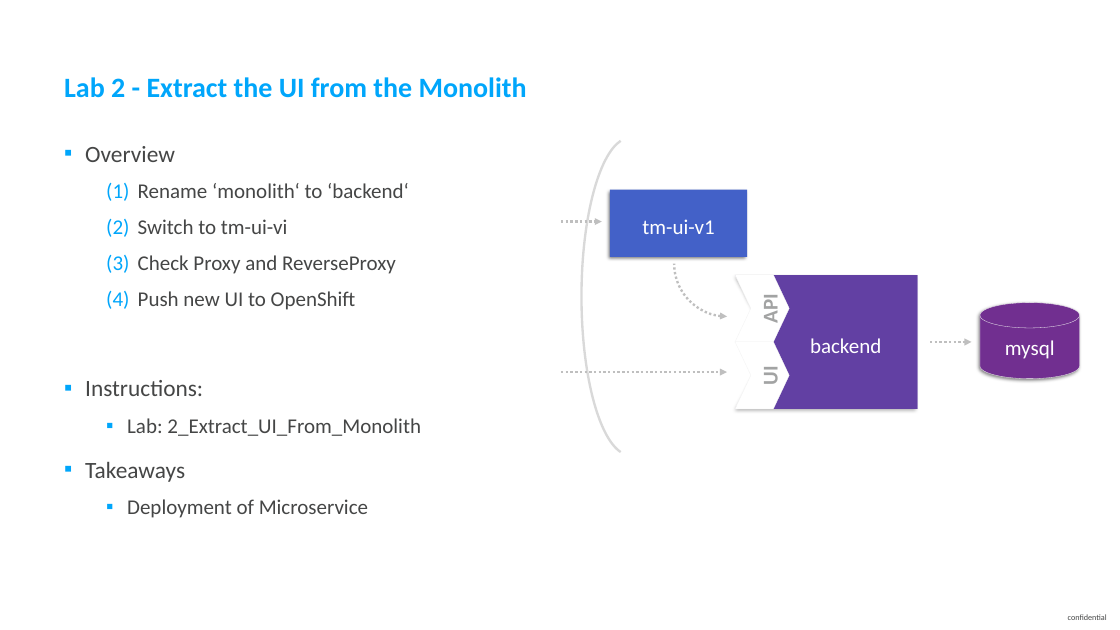
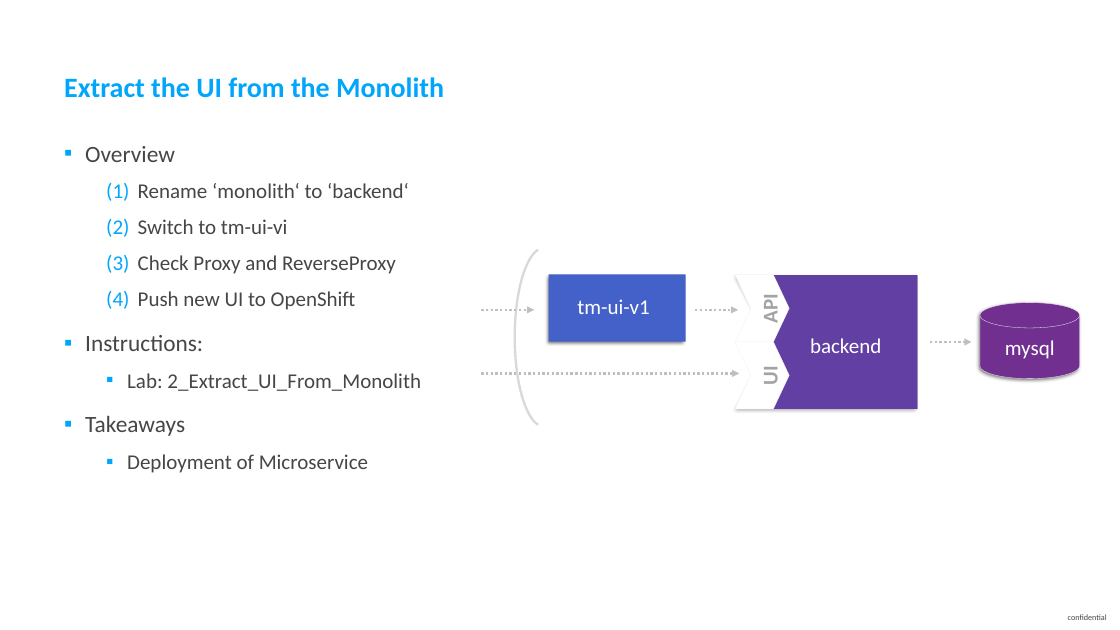
Before and after one commit to thiagobien/ACL, a slide deck: slide 13 of workshop/03_Monolith_to_Microservices/Monolith_to_Microservices.pptx. Drawn at 1120x630 pixels with LibreOffice and Linux fonts; fonts in the diff are those of the drawing. Boxes give left, top, right and bottom in pixels: in the first picture for what was removed or moved away, otherwise in the second. Text is boxed around its words. In the diff, an @@ line names an element or a change of style, - is before the commit and + after.

```diff
--- a/workshop/03_Monolith_to_Microservices/Monolith_to_Microservices.pptx
+++ b/workshop/03_Monolith_to_Microservices/Monolith_to_Microservices.pptx
@@ title at <box>64,77,444,98</box>: text changed @@
-Lab 2 - Extract the UI from the Monolith
+Extract the UI from the Monolith
@@ text "Overview" rewrapped from <box>85,146,421,518</box> to <box>85,146,421,473</box> @@
@@ arc (boxed as its full ellipse) removed at <box>675,211,781,317</box> @@
@@ freeform shape: place and size @@
-freeform shape at <box>581,141,621,452</box>
+freeform shape at <box>515,250,539,424</box>
@@ text "tm-ui-v1": place and size @@
-text "tm-ui-v1" at <box>642,219,714,234</box>
+text "tm-ui-v1" at <box>577,299,649,314</box>
@@ rectangle: place and size @@
-rectangle at <box>610,189,747,257</box>
+rectangle at <box>549,274,686,342</box>
@@ arrow added from (481, 310) to (534, 310), #BFBFBF 2 pt dashed @@
@@ arrow moved from (561, 222) - (602, 222) to (696, 310) - (739, 310) @@
@@ arrow moved from (561, 372) - (727, 372) to (481, 374) - (739, 374) @@
```
Also in this commit, not shown: 6 other slides changed, 1 other file.
